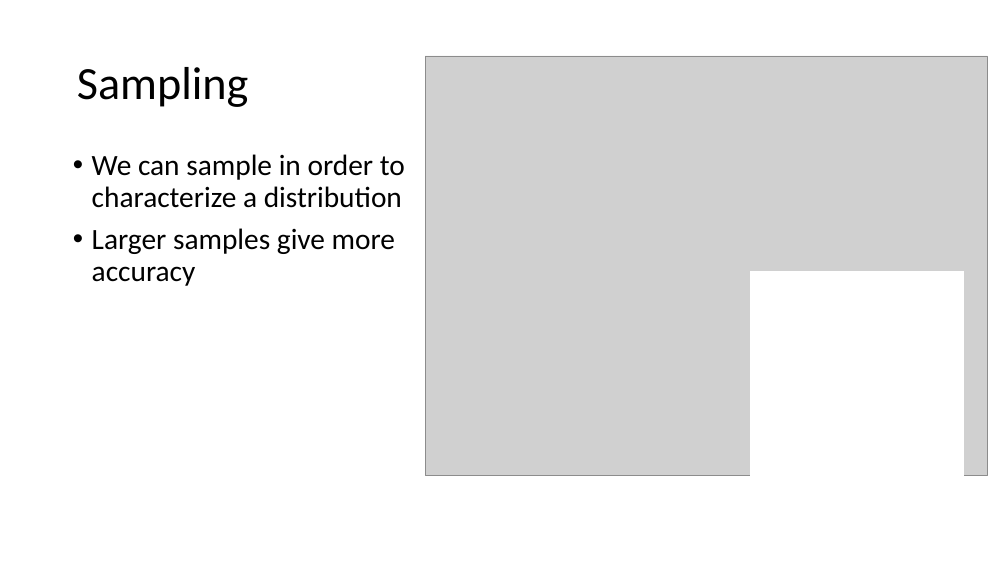
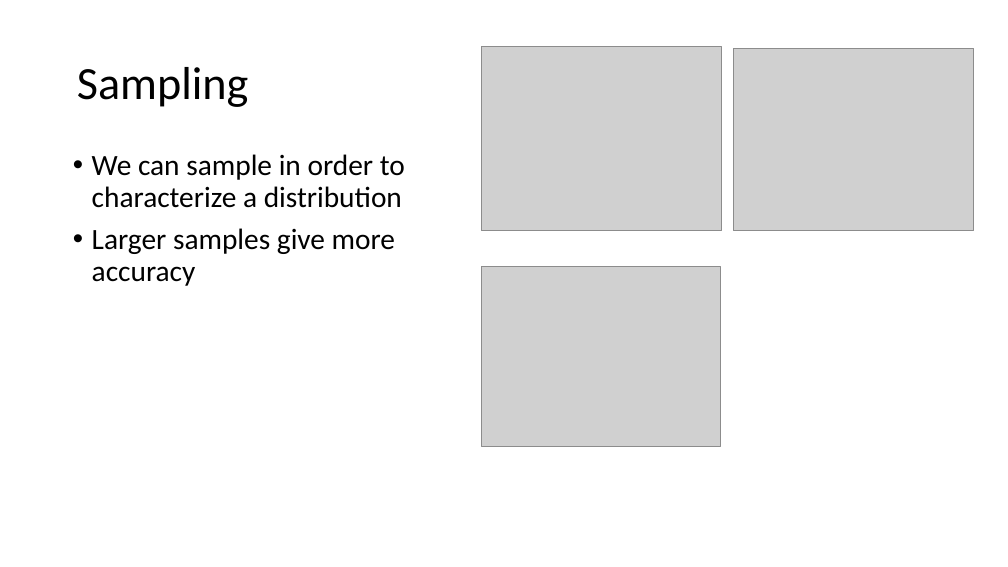
Before and after one commit to opherdonchin/StatisticalComputationAndAnalysis, a slide deck: slide 21 of Lectures/Lecture 3 PyMC and Sampling.pptx. Drawn at 1008x567 pixels with LibreOffice and Linux fonts; fonts in the diff are those of the drawing; grey boxes stand for pictures. Boxes give left, top, right and bottom in pixels: in the first picture for what was removed or moved away, otherwise in the second. Text is boxed around its words. In the diff, an @@ line names an element or a change of style, - is before the commit and + after.

```diff
--- a/Lectures/Lecture 3 PyMC and Sampling.pptx
+++ b/Lectures/Lecture 3 PyMC and Sampling.pptx
@@ picture removed at [425,56,988,476] @@
@@ picture added at [481,47,721,231] @@
@@ picture added at [734,48,974,231] @@
@@ picture added at [481,266,720,446] @@
@@ rectangle removed at [751,271,964,485] @@
```
Also in this commit, not shown: 5 other slides changed, 7 slides added, 5 other files.
